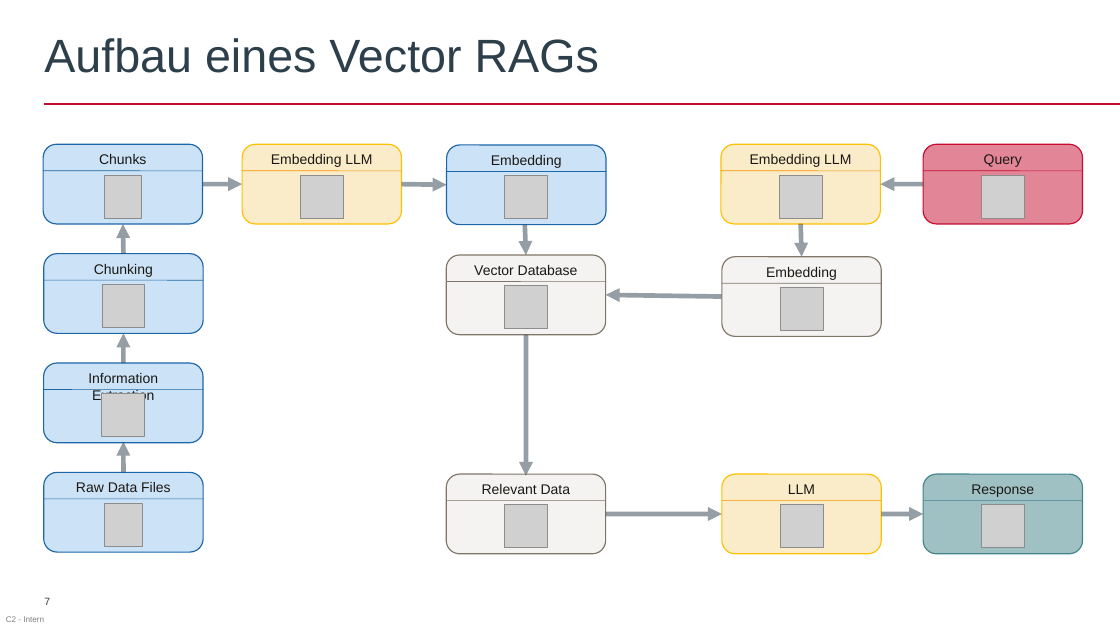
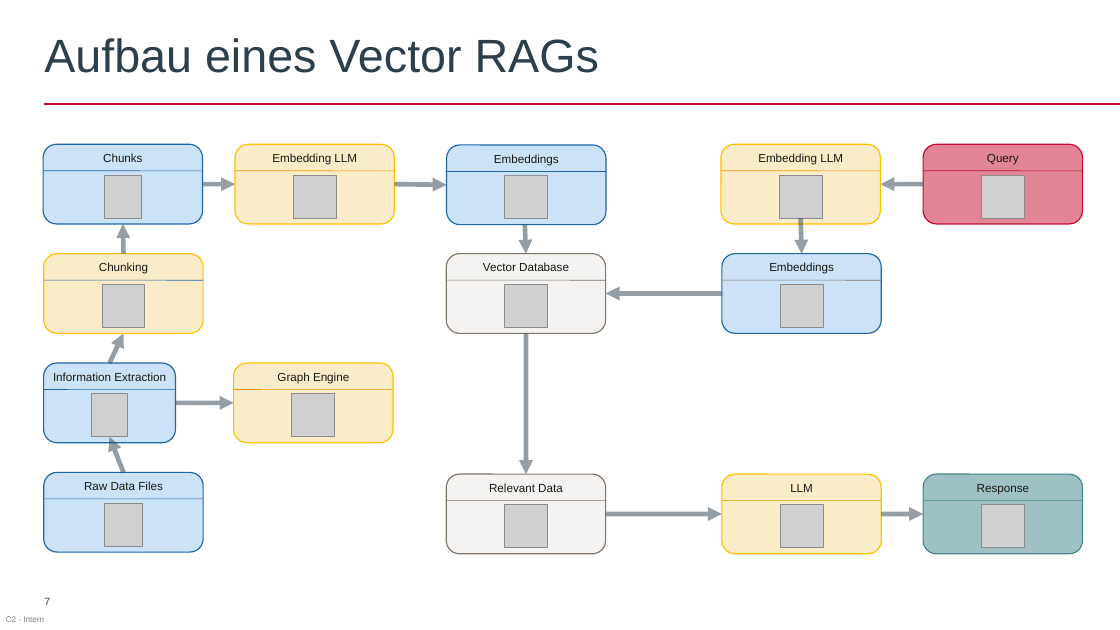
Before and after one commit to AkrosAG/RAG-Workshop, a slide deck: slide 7 of RAG_Workshop.pptx. Drawn at 1120x630 pixels with LibreOffice and Linux fonts; fonts in the diff are those of the drawing; grey boxes stand for pictures; background and template pictures are left out. Boxes give left, top, right and bottom in pixels: in the first picture for what was removed or moved away, otherwise in the second. Text is boxed around its words. In the diff, an @@ line names an element or a change of style, - is before the commit and + after.

```diff
--- a/RAG_Workshop.pptx
+++ b/RAG_Workshop.pptx
@@ rounded rectangle "Embedding LLM": place and size @@
-rounded rectangle "Embedding LLM" at (242,145,402,224)
+rounded rectangle "Embedding LLM" at (235,145,395,224)
@@ line moved from (242, 171) - (402, 171) to (235, 171) - (395, 171) @@
@@ picture: place and size @@
-picture at (301,175,344,218)
+picture at (293,175,336,218)
@@ text in rounded rectangle at (494,154,559,166): text changed; size 12 to 10 pt @@
-Embedding
+Embeddings
@@ arrow moved from (202, 184) - (242, 184) to (202, 184) - (235, 184) @@
@@ arrow moved from (402, 184) - (447, 185) to (395, 184) - (447, 185) @@
@@ arrow moved from (801, 223) - (802, 257) to (801, 218) - (802, 254) @@
@@ rounded rectangle "Chunking" at (44,254,203,334): size 12 to 10 pt; fill #9BC7EE at 50% opacity to #F7DB92 at 50% opacity; outline #1D66A8 1 pt to #FFC000 1 pt @@
@@ rounded rectangle "Embeddings" at (722,254,881,334): fill #EAE8E5 at 50% opacity to #9BC7EE at 50% opacity; outline #807667 1 pt to #1D66A8 1 pt @@
@@ text in rounded rectangle at (769,262,834,274): text changed; size 12 to 10 pt @@
-Embedding
+Embeddings
@@ arrow moved from (722, 297) - (606, 295) to (722, 293) - (606, 293) @@
@@ arrow moved from (124, 363) - (124, 334) to (109, 363) - (124, 334) @@
@@ size 12 to 10 pt in 10 elements at (44,472,203,552), (923,145,1083,224), (923,474,1083,554), (446,474,606,554), (721,145,881,224), (722,474,881,554), (43,145,202,224), (446,254,606,334), (235,145,395,224), (44,363,176,443) @@
@@ rounded rectangle "Information Extraction": place and size @@
-rounded rectangle "Information Extraction" at (44,363,203,443)
+rounded rectangle "Information Extraction" at (44,363,176,443)
@@ rounded rectangle added at (234,363,393,443), fill #F7DB92 at 50% opacity, outline #FFC000 1 pt, 10 pt, text #1A1815 @@
+Graph Engine
@@ line moved from (44, 390) - (203, 390) to (44, 390) - (176, 390) @@
@@ picture: place and size @@
-picture at (102,394,145,437)
+picture at (92,394,127,437)
@@ arrow added from (176, 403) to (234, 403), #2D3F4B 4 pt @@
@@ line added from (234, 390) to (393, 390), #FA9400 0.5 pt @@
@@ picture added at (292,394,334,437) @@
@@ arrow moved from (124, 472) - (124, 442) to (124, 472) - (109, 437) @@
```
Also in this commit, not shown: 16 other files.
